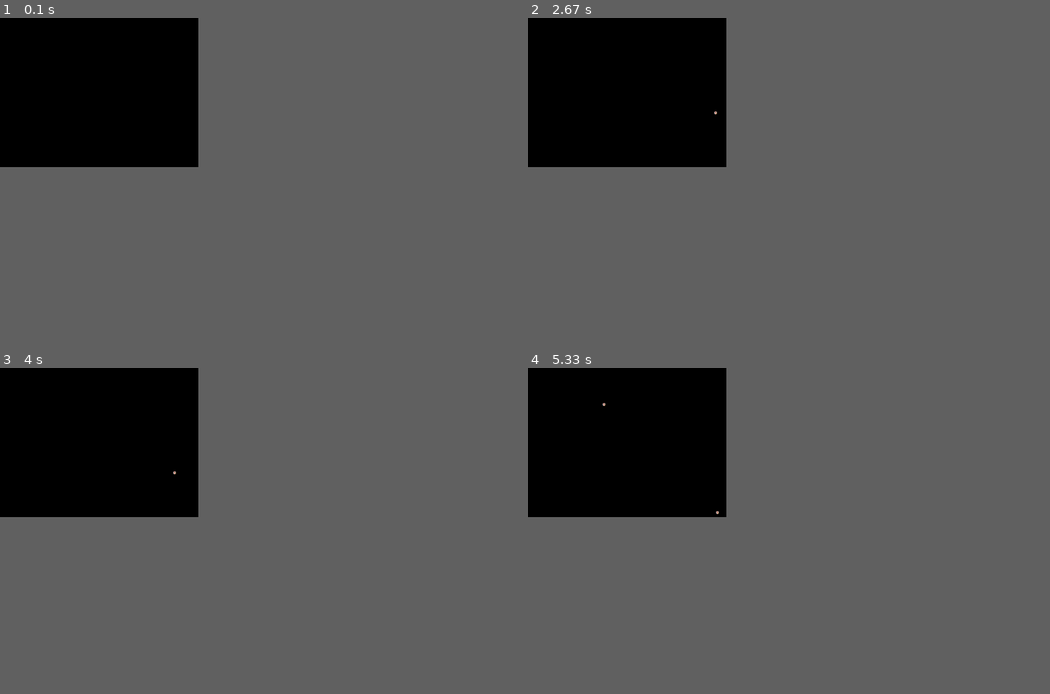
Above: before the commit, frames 1-4 (two rows, left to right).
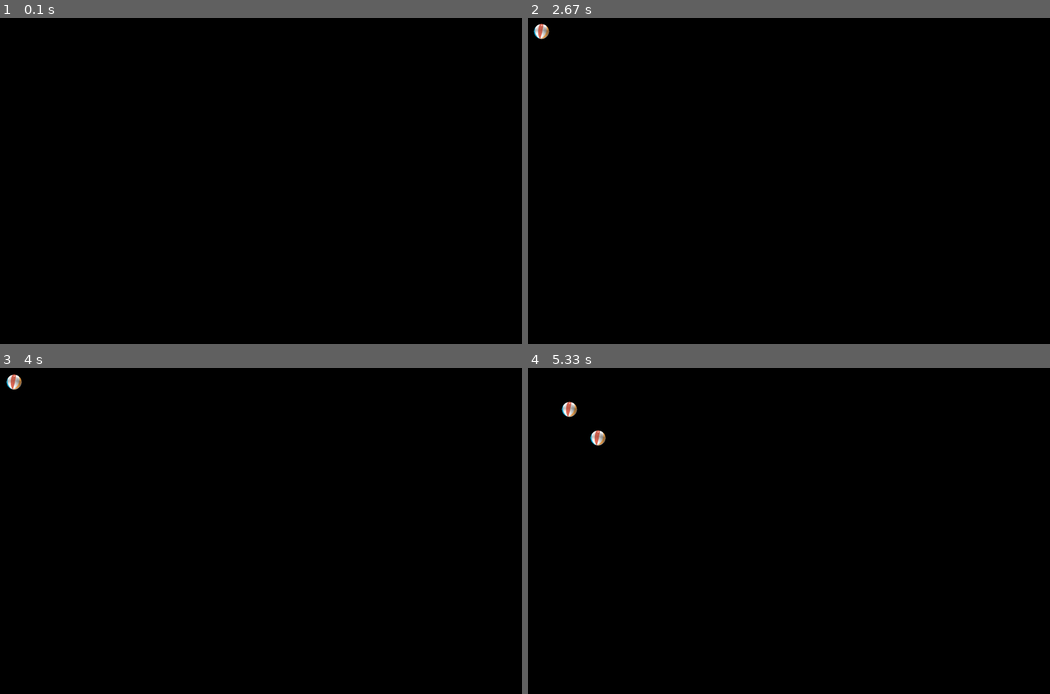
Above: after the commit, the same moments.

Repository: fmoody/pygame_play
Game: pygame game, started from tutorial_2.py
Same seed, same stepped clock (60 frames per second), same inputs: the game is played once before the commit and once after it.
Inputs:
- Up to frame 1 (0.1 s): no input
- Up to frame 2 (2.67 s): hold P 0.33-0.8 s; hold D 0.33-0.8 s; hold A 1.83-2.37 s; hold S from 2.4 s (still down)
- Up to frame 3 (4 s): release S at 2.7 s; hold A 2.73-3.13 s; hold D 3.17-3.8 s
- Up to frame 4 (5.33 s): tap F at 4.23, 4.63, 4.93, 5.13 s; hold A 4.57-5.03 s; hold D from 5.07 s (still down)
In our replay, the window is 342x257 before the commit and 900x562 after it. These sizes can differ from the game's own. Grey fills any space a smaller window leaves; there, only what the larger window draws over its background counts as a difference.

The runs differ from the first frame. In frame 1, only the window size differs. In frame 2, 0.1% of the frame differs, in the area x 1-37%, y 1-30%; in frame 3, 0.1%; in frame 4, 0.2%, in the area x 6-37%, y 10-45%.

Commit message:
Added horrible (simple)  ball collision handling, individual ball speeds, and time limiting the frame rate to 60fps

Diff:
--- a/tutorial_2.py
+++ b/tutorial_2.py
@@ -5,8 +5,8 @@
 
 pygame.init()
 
-#size = width, height = 1680, 1050
-size = width, height = 640, 480
+size = width, height = 1680, 1050
+#size = width, height = 640, 640
 flags = 0
 
 screen = pygame.display.set_mode(size,flags)
@@ -14,12 +14,15 @@
 
 black = 0, 0, 0
 
-ball = pygame.transform.scale(pygame.image.load("ball.gif").convert_alpha(),[10,10])
-ballspeed = [2, 1]
+ball = pygame.transform.scale(pygame.image.load("ball.gif").convert_alpha(),[50,50])
+ballspeed = [1, 1]
+ballspeed_multiplier = 1
 
 balls = [] # Balls is a list of ball rects and directions
 
 paused = True
+
+clock = pygame.time.Clock()
 
 while 1:
     for event in pygame.event.get():
@@ -27,17 +30,16 @@
         elif event.type == pygame.KEYUP:
             if event.key == pygame.K_f:
                 # Speed up the balls
-                ballspeed[0] = ballspeed[0]*2
-                ballspeed[1] = ballspeed[1]*2
+                ballspeed_multiplier *= 2
             elif event.key == pygame.K_s:
                 # Slow down the balls
-                ballspeed[0] = ballspeed[0]*0.5
-                ballspeed[1] = ballspeed[1]*0.5
+                ballspeed_multiplier *= 0.5
             elif event.key == pygame.K_p:
                 paused = not paused
+                print("Paused: " + str(paused))
             elif event.key == pygame.K_a:
                 # Add a ball
-                balls.append([ball.get_rect(), [1,1]])
+                balls.append([ball.get_rect(), ballspeed.copy()])
             elif event.key == pygame.K_d:
                 # Delete a ball
                 if len(balls) > 0:
@@ -47,22 +49,37 @@
 
     # Move balls
     if not paused:
-        for current_ball in balls:
-            current_balldirection = current_ball[1]
-            newrect = current_ball[0].move([current_ball[1][0]*ballspeed[0], current_ball[1][1]*ballspeed[1]] )
 
-            # Check Wall collisions
-            if screenrect.contains(newrect):
+        original_ball_info = balls.copy()
+
+        for index,current_ball in enumerate(balls):
+#            print("Index: " + str(index))
+            current_ballspeed = current_ball[1]
+            newrect = current_ball[0].move([current_ball[1][0]*ballspeed_multiplier, current_ball[1][1]*ballspeed_multiplier] )
+
+            # Check ball collisions (need to optimize this later)
+            remaining_balls_rects = [this_ball[0] for this_ball in original_ball_info]
+            collision_list = newrect.collidelistall(remaining_balls_rects)
+            if len(collision_list) > 1 :
+                collision_value  = [0,0]
+                for collision in collision_list:
+                    collision_value[0] += original_ball_info[collision][1][0]
+                    collision_value[1] += original_ball_info[collision][1][1]
+
+                current_ballspeed[0] = collision_value[0] / len(collision_list)
+                current_ballspeed[1] = collision_value[1] / len(collision_list)
+            elif screenrect.contains(newrect):             # Check Wall collisions. Update the ball if no collision.
                 current_ball[0] = newrect
-            else:
+            else: # Swap the sign of the x/y depending on the wall collided with.
                 if newrect.top < screenrect.top or newrect.bottom > screenrect.bottom:
-                    current_balldirection[1] = -current_balldirection[1]
+                    current_ballspeed[1] = -current_ballspeed[1]
                 if newrect.left < screenrect.left or newrect.right > screenrect.right:
-                    current_balldirection[0] = -current_balldirection[0]
+                    current_ballspeed[0] = -current_ballspeed[0]
 
     # Draw to surface
     screen.fill(black)
     for current_ball in balls:
         screen.blit(ball, current_ball[0])
     pygame.display.flip()
-    pygame.time.wait(1)
+    #pygame.time.wait(10)
+    clock.tick(60)
